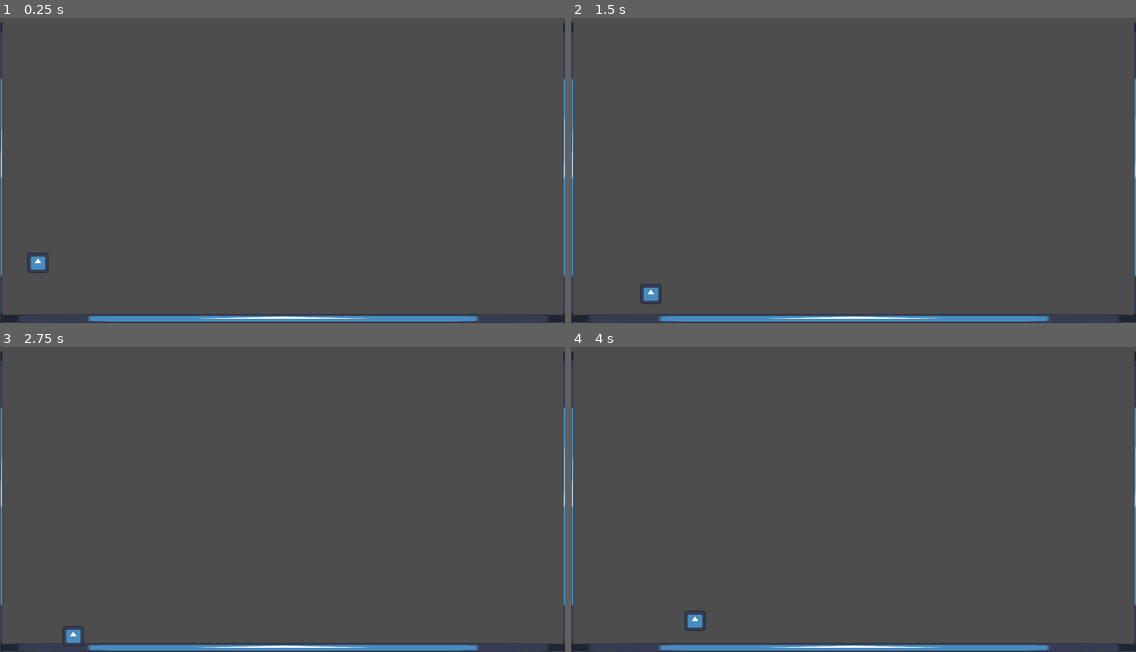
Above: before the commit, frames 1-4 (two rows, left to right).
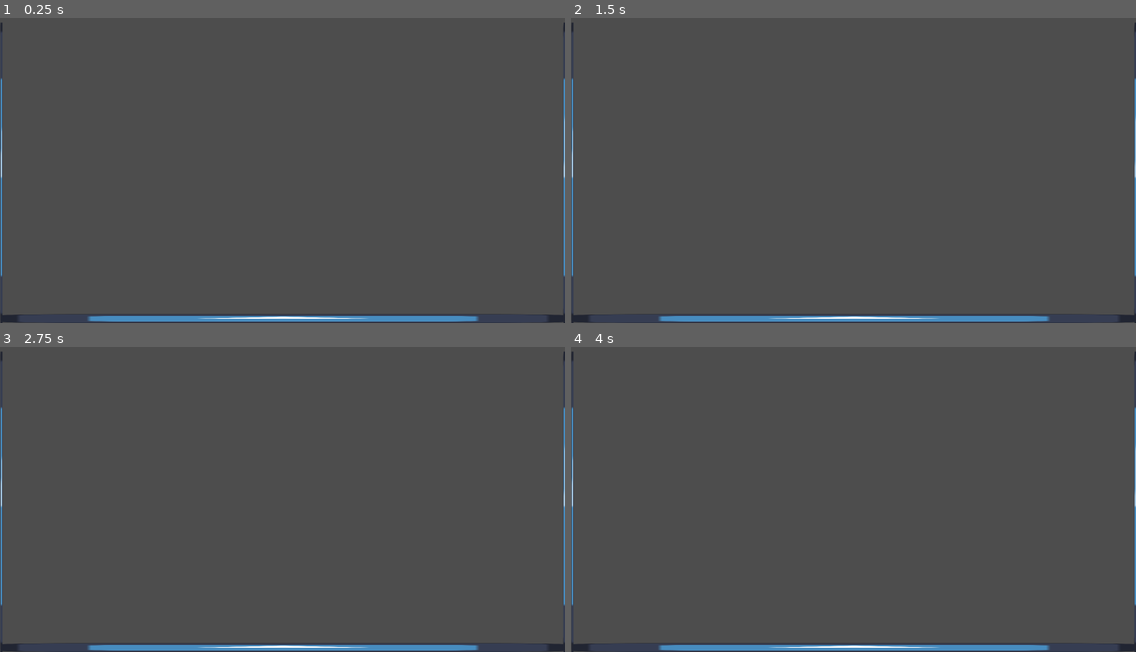
Above: after the commit, the same moments.

Repository: pR1smPrime/BikiniTop25
Game: Godot game, scene res://scenes/levels/level1.tscn
Same seed, same stepped clock (60 frames per second), same inputs: the game is played once before the commit and once after it. This scene is started directly instead of the project's main scene. The engine's default icon, where the game draws it, is replaced by a stand-in: a white triangle on a blue panel in a dark square.
Inputs:
- Up to frame 1 (0.25 s): no input
- Up to frame 2 (1.5 s): tap Enter (ui_accept) at 0.5, 0.77 s; hold Right (ui_right) from 0.53 s (still down)
- Up to frame 3 (2.75 s): tap Enter (ui_accept) at 1.52 s; release Right (ui_right) at 2.03 s; hold Left (ui_left) from 2.03 s (still down)
- Up to frame 4 (4 s): release Left (ui_left) at 2.78 s; hold Right (ui_right) from 2.78 s (still down); tap Enter (ui_accept) at 3.02, 3.77 s

The runs differ from the first frame. In frame 1, 0.2% of the frame differs, in the area x 4-9%, y 76-84%; in frame 2, 0.2%; in frame 3, 0.1%; in frame 4, 0.2%.

Commit message:
adjusted groundBase

Diff:
--- a/scenes/levels/groundBase.tscn
+++ b/scenes/levels/groundBase.tscn
@@ -1,8 +1,7 @@
-[gd_scene load_steps=6 format=3 uid="uid://bb7t2rtlp7sku"]
+[gd_scene load_steps=5 format=3 uid="uid://bb7t2rtlp7sku"]
 
 [ext_resource type="PackedScene" uid="uid://73ok78tix061" path="res://camera.tscn" id="1_ar75t"]
 [ext_resource type="Texture2D" uid="uid://dxtnjbsugbqj3" path="res://icon.svg" id="1_x8l8d"]
-[ext_resource type="PackedScene" uid="uid://hph0vdl7puii" path="res://player.tscn" id="3_kkhlj"]
 
 [sub_resource type="RectangleShape2D" id="RectangleShape2D_tytti"]
 size = Vector2(1920, 20)
@@ -49,6 +48,3 @@
 position = Vector2(5, -512)
 scale = Vector2(0.0625, 8)
 texture = ExtResource("1_x8l8d")
-
-[node name="Player" parent="." instance=ExtResource("3_kkhlj")]
-position = Vector2(-247, 272)
